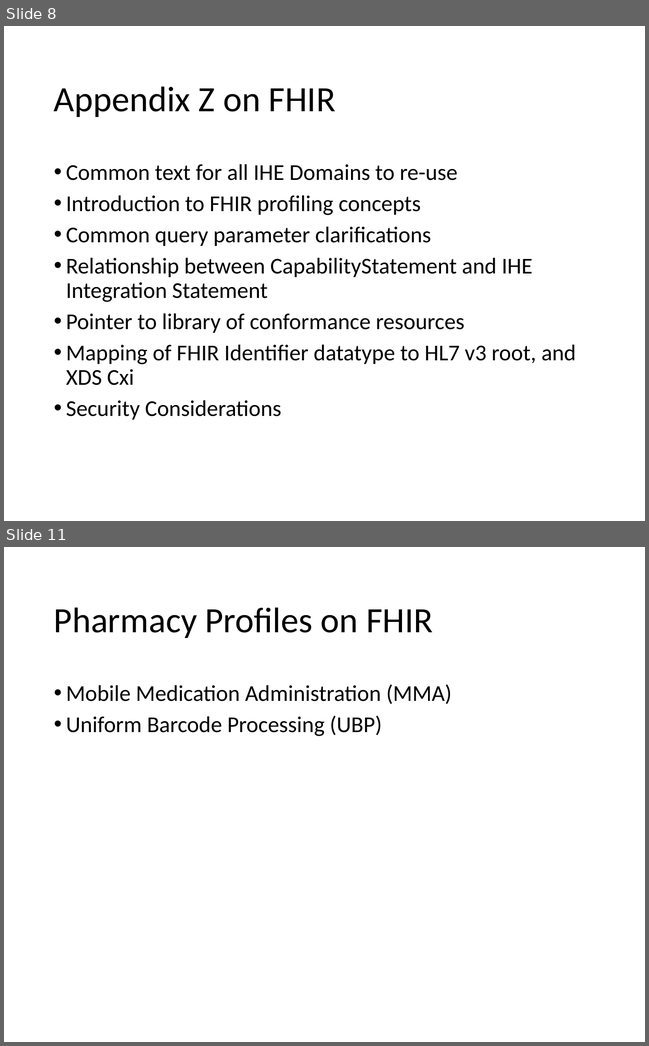
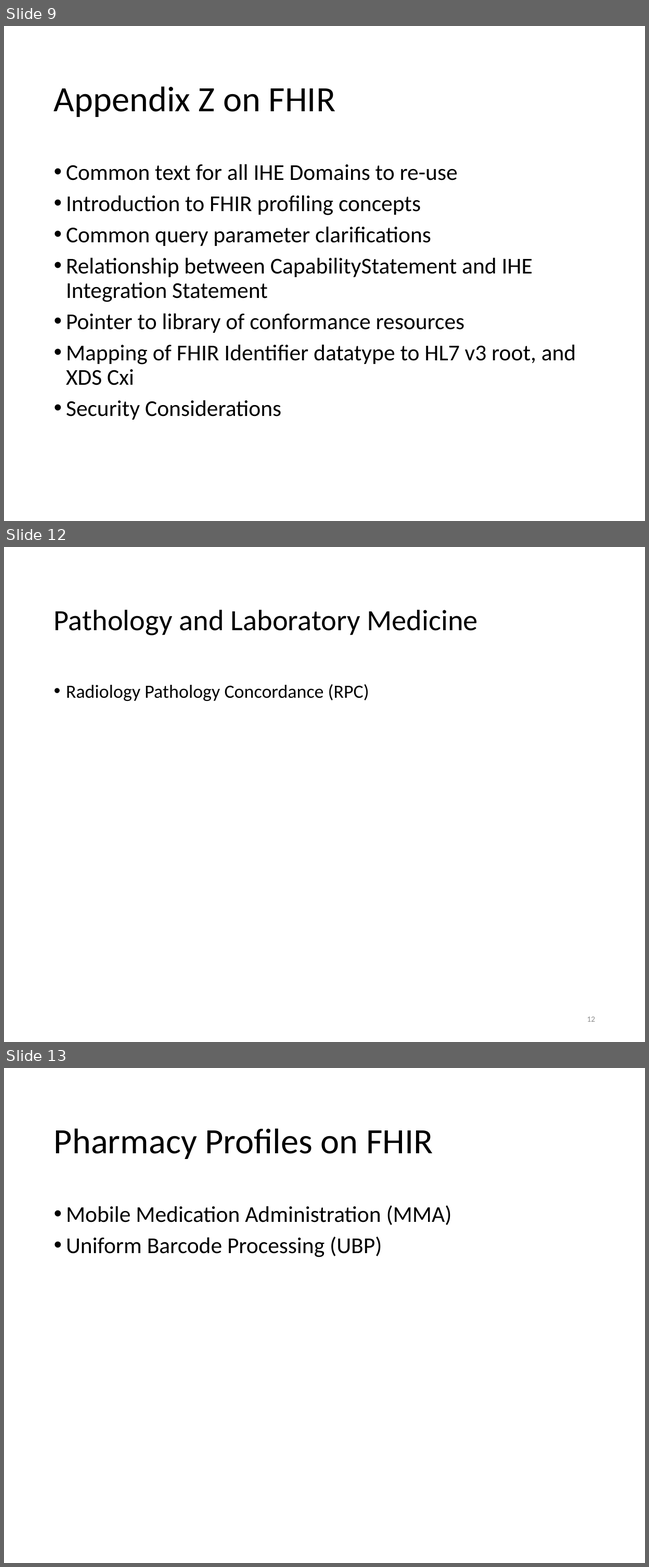
Before and after one commit to IHE/IT-Infrastructure, a slide deck: Presentations/IHE-FHIR-Brief.pptx. Shown one above the other, each under a label of ours: slides 8 and 11 before the commit, slides 9, 12 and 13 after it; the slides between them are not shown. The pictures are 649x1046 and 649x1567 pixels, drawn with LibreOffice and Linux fonts; fonts in the diff are those of the drawing. Boxes give left, top, right and bottom in pixels: in the first picture for what was removed or moved away, otherwise in the second. Text is boxed around its words. In the diff, an @@ line names an element or a change of style, - is before the commit and + after.

```diff
--- a/Presentations/IHE-FHIR-Brief.pptx
+++ b/Presentations/IHE-FHIR-Brief.pptx
@@ slide 12 added at [4,547,645,1042], background #FFFFFF @@
@@ title added at [54,609,478,635], 36.3 pt, text #000000 @@
+Pathology and Laboratory Medicine
@@ text added at [66,684,369,701], 23.1 pt, text #000000 @@
+• Radiology Pathology Concordance (RPC)
@@ page number added at [587,1017,595,1022], 9.9 pt, text #8C8C8C @@
+12
@@ what was slide 8 is now slide 9 @@
@@ what was slide 11 is now slide 13 @@
```
Also in this commit, not shown: 9 slides changed, 1 other slide added.
